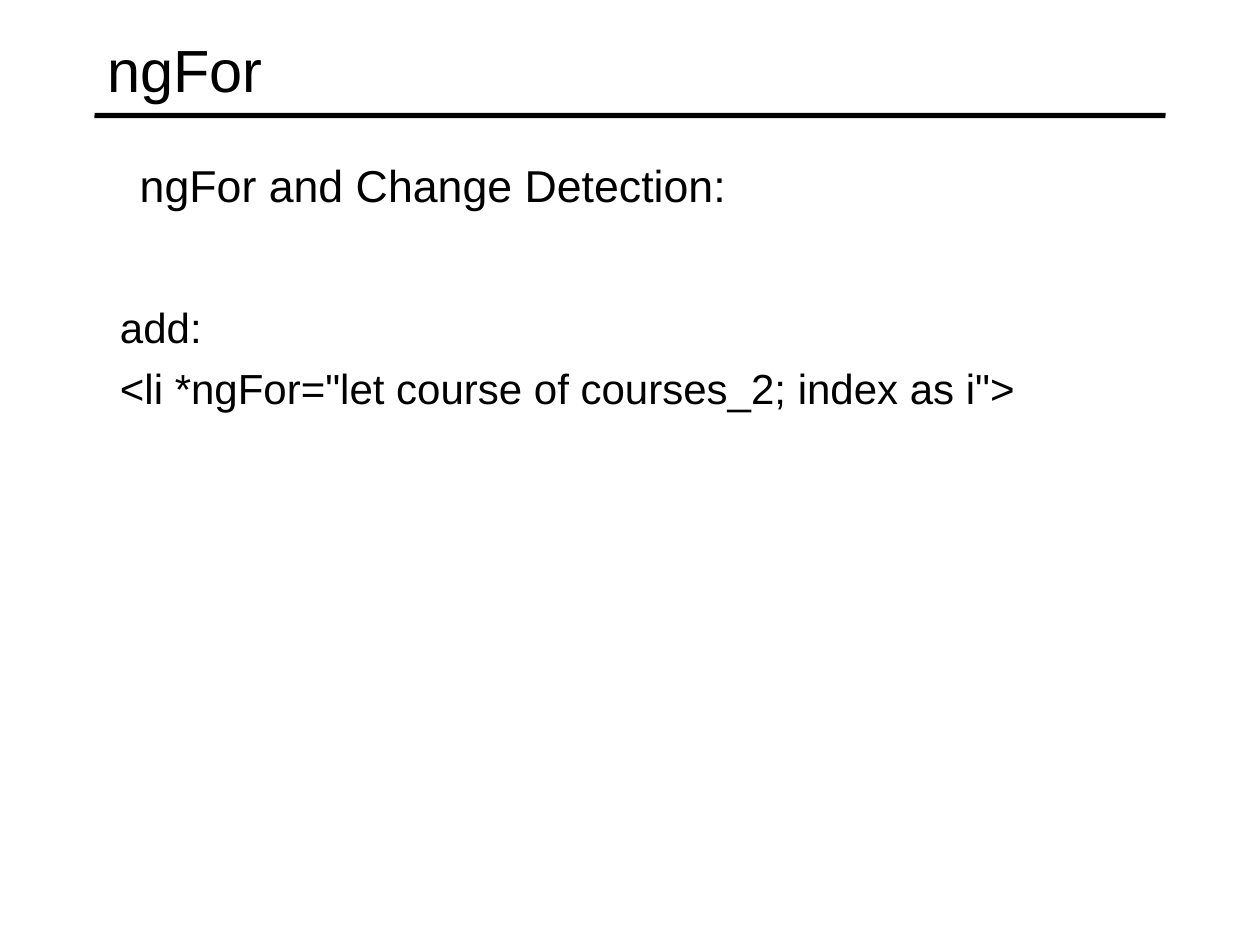
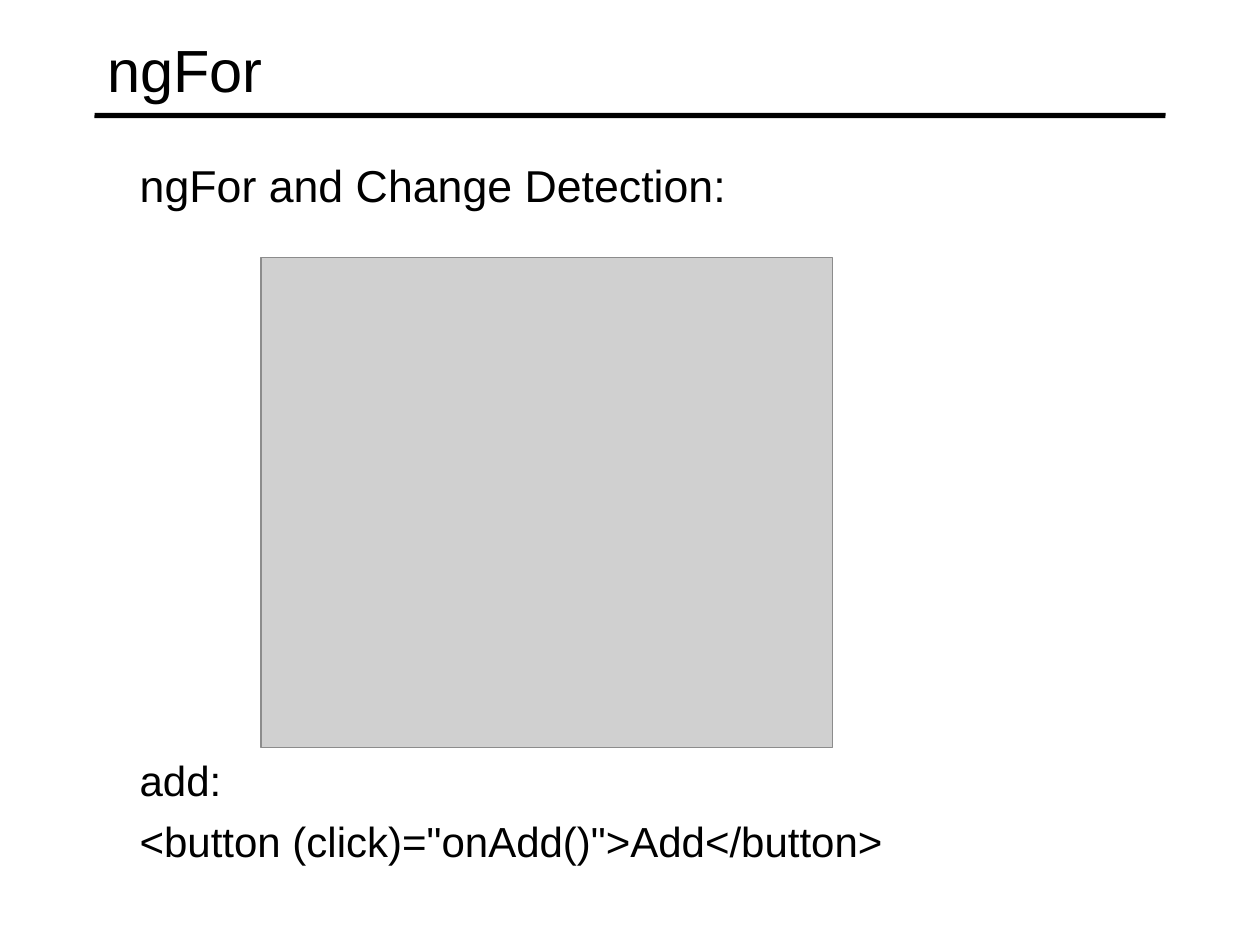
Before and after one commit to specter01wj/Jago_Link_Training, a slide deck: slide 9 of Angular/Angular7/Angular Advanced Course/Essentials/4.Directives/L4_Directives.ppt. Drawn at 1260x945 pixels with LibreOffice and Linux fonts; fonts in the diff are those of the drawing; grey boxes stand for pictures. Boxes give left, top, right and bottom in pixels: in the first picture for what was removed or moved away, otherwise in the second. Text is boxed around its words. In the diff, an @@ line names an element or a change of style, - is before the commit and + after.

Commit message:
10/14/2019 v1

```diff
--- a/Angular/Angular7/Angular Advanced Course/Essentials/4.Directives/L4_Directives.ppt
+++ b/Angular/Angular7/Angular Advanced Course/Essentials/4.Directives/L4_Directives.ppt
@@ picture added at (261, 258, 832, 748) @@
@@ text "add:": place and size @@
-text "add:" at (120, 312, 1015, 412)
+text "add:" at (140, 765, 882, 865)
@@ text at (140, 826, 882, 865): text changed @@
-  <li *ngFor="let course of courses_2; index as i">
+  <button (click)="onAdd()">Add</button>
```
